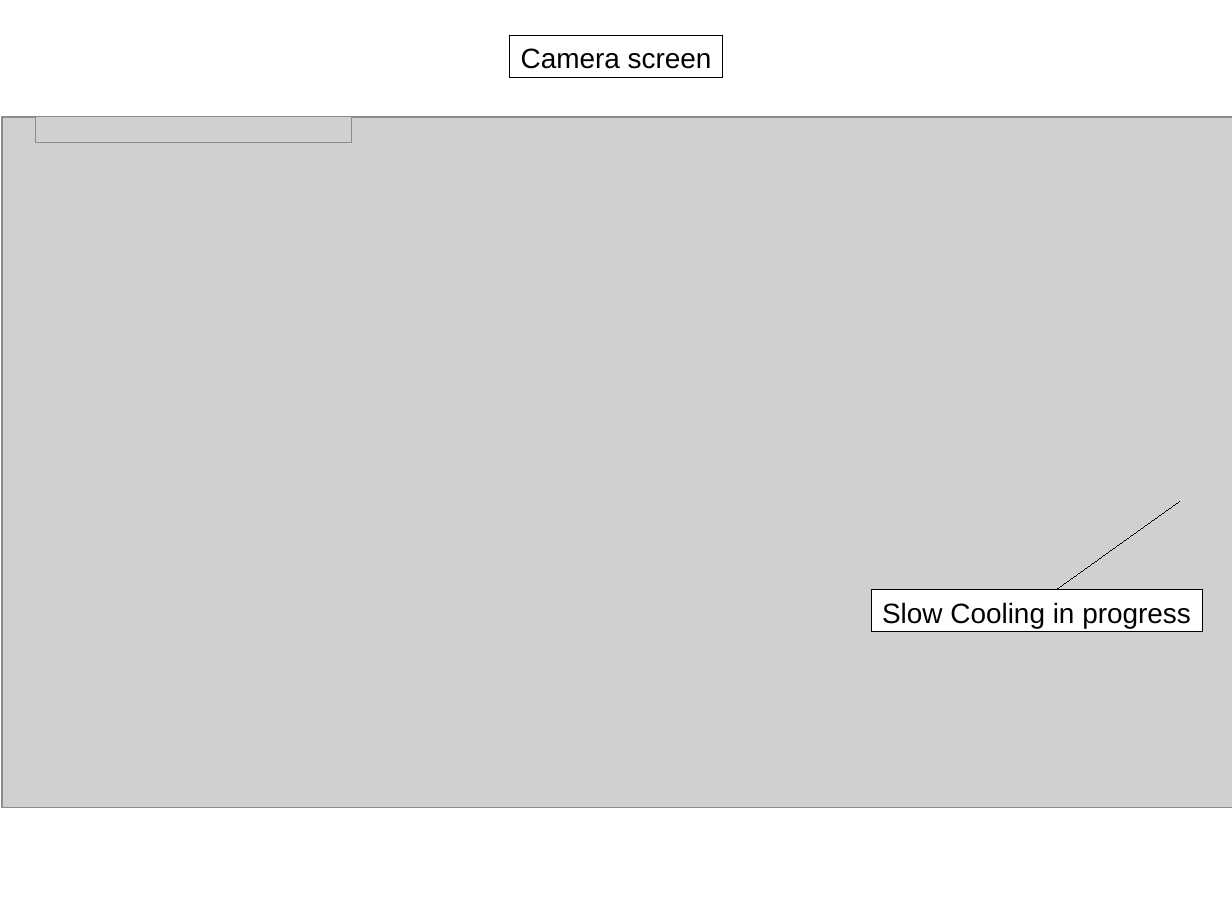
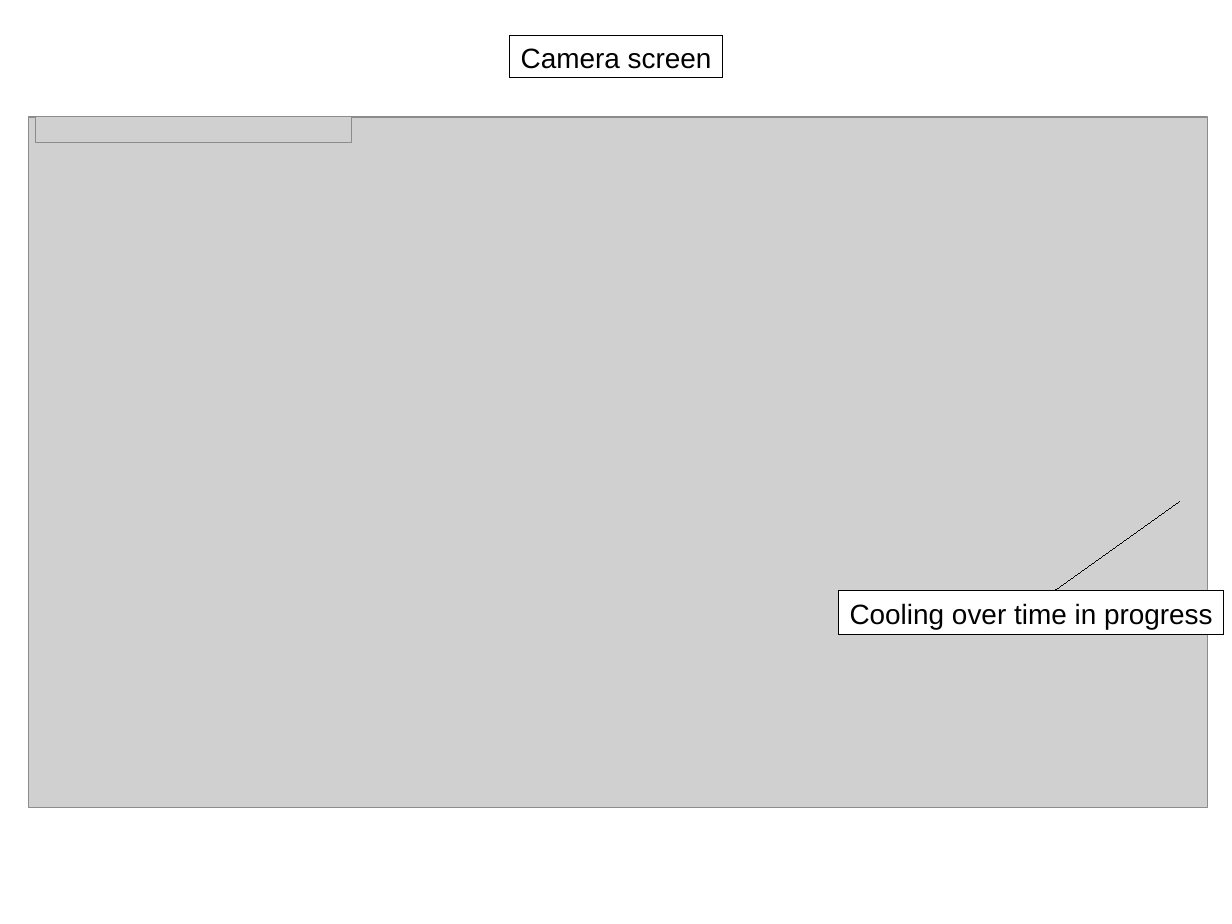
Before and after one commit to zslhg903/NINA, a slide deck: slide 4 of User_Manual.odp. Drawn at 1232x924 pixels with LibreOffice and Linux fonts; fonts in the diff are those of the drawing; grey boxes stand for pictures. Boxes give left, top, right and bottom in pixels: in the first picture for what was removed or moved away, otherwise in the second. Text is boxed around its words. In the diff, an @@ line names an element or a change of style, - is before the commit and + after.

```diff
--- a/User_Manual.odp
+++ b/User_Manual.odp
@@ picture resized from (x1=2, y1=117, x2=1232, y2=808) to (x1=29, y1=117, x2=1209, y2=808) @@
@@ rectangle "Cooling over time in progress" resized from (x1=872, y1=590, x2=1203, y2=633) to (x1=838, y1=590, x2=1224, y2=634) @@
@@ text in rectangle at (x1=850, y1=603, x2=1213, y2=629): text changed @@
-Slow Cooling in progress
+Cooling over time in progress
```
Also in this commit, not shown: 13 other slides changed, 2 slides added.
